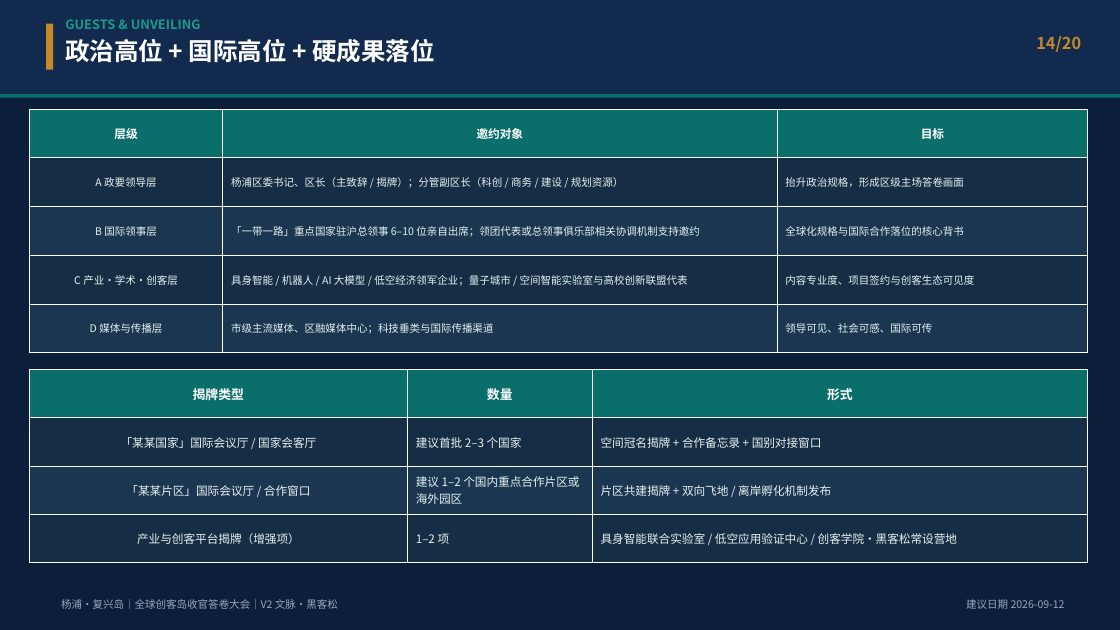
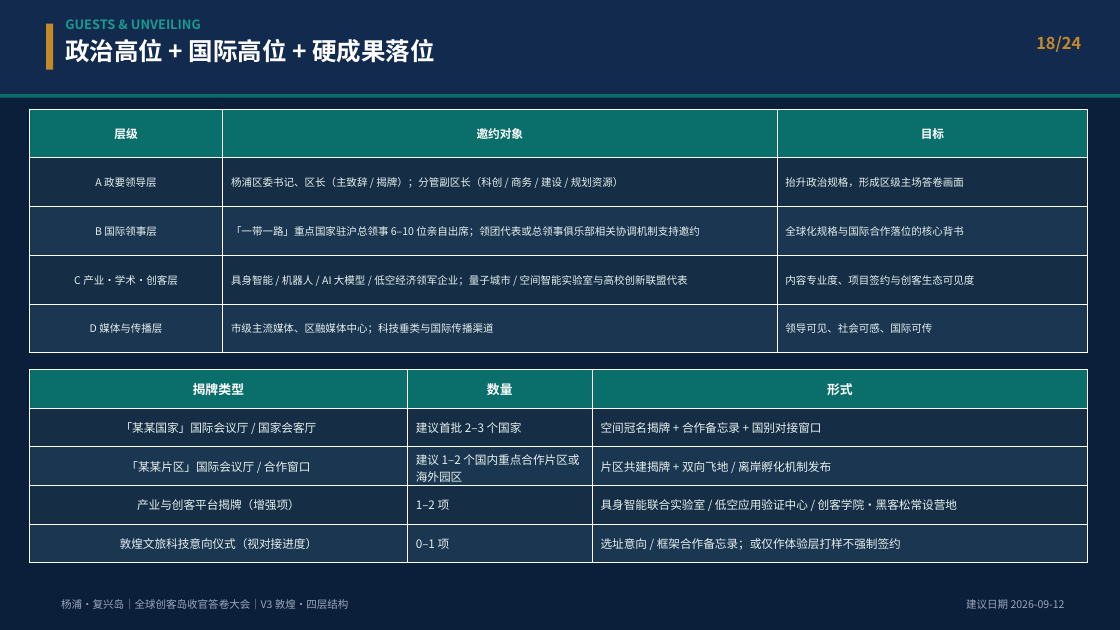
Before and after one commit to hujigang2010-maker/AIDEN, a slide deck: slide 18 of deliverables/复兴岛_全球创客岛_科创出海与具身智能国际大会_策划方案.pptx (slide 14 before the commit). Drawn at 1120x630 pixels with LibreOffice and Linux fonts; fonts in the diff are those of the drawing. Boxes give left, top, right and bottom in pixels: in the first picture for what was removed or moved away, otherwise in the second. Text is boxed around its words. In the diff, an @@ line names an element or a change of style, - is before the commit and + after.

```diff
--- a/deliverables/复兴岛_全球创客岛_科创出海与具身智能国际大会_策划方案.pptx
+++ b/deliverables/复兴岛_全球创客岛_科创出海与具身智能国际大会_策划方案.pptx
@@ text at [1036, 36, 1081, 52]: text changed @@
-14/20
+18/24
@@ table at [29, 370, 1088, 563] @@
+row 5: 敦煌文旅科技意向仪式（视对接进度） | 0–1 项 | 选址意向 / 框架合作备忘录；或仅作体验层打样不强制签约
@@ text at [61, 599, 349, 609]: text changed @@
-杨浦·复兴岛｜全球创客岛收官答卷大会｜V2 文脉·黑客松
+杨浦·复兴岛｜全球创客岛收官答卷大会｜V3 敦煌·四层结构
```
Also in this commit, not shown: 19 other slides changed, 4 slides added, 5 other files.
